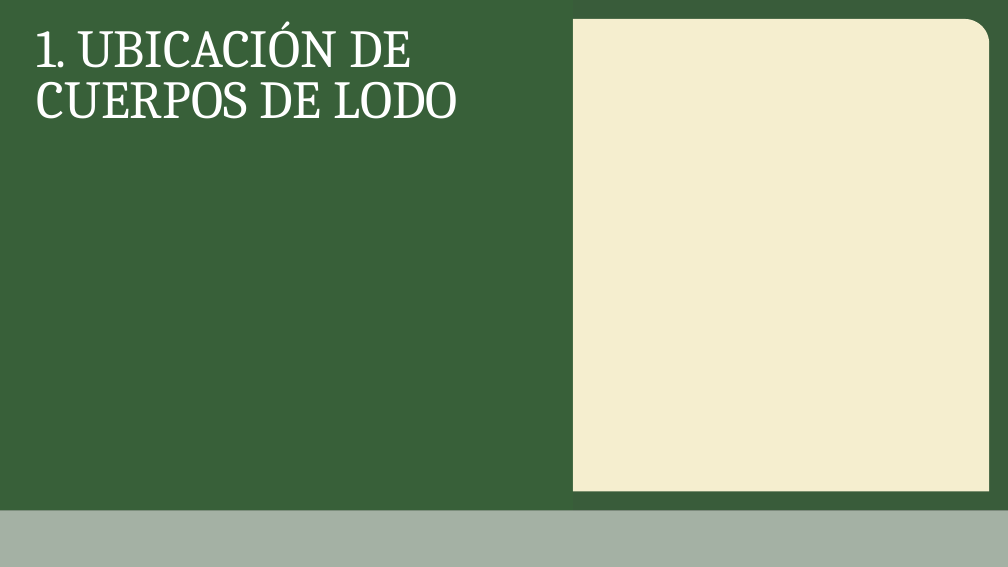
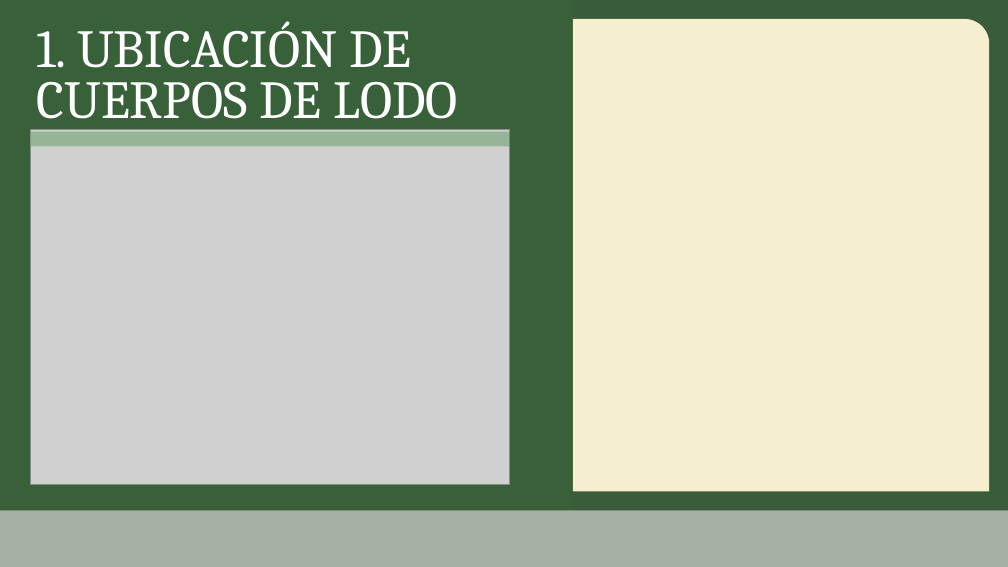
Before and after one commit to Anggarciaar/Proyecto_AnalisisGeoespacial, a slide deck: slide 3 of Avance_proyecto.pptx (slide 2 before the commit). Drawn at 1008x567 pixels with LibreOffice and Linux fonts; fonts in the diff are those of the drawing; grey boxes stand for pictures; background and template pictures are left out; a plain dark background stands for a picture behind light text. Boxes give left, top, right and bottom in pixels: in the first picture for what was removed or moved away, otherwise in the second. Text is boxed around its words. In the diff, an @@ line names an element or a change of style, - is before the commit and + after.

```diff
--- a/Avance_proyecto.pptx
+++ b/Avance_proyecto.pptx
@@ picture added at <box>30,129,509,484</box> @@
@@ rectangle added at <box>31,132,510,147</box>, fill #488E4A at 42% opacity @@
```
Also in this commit, not shown: 1 slide added.
